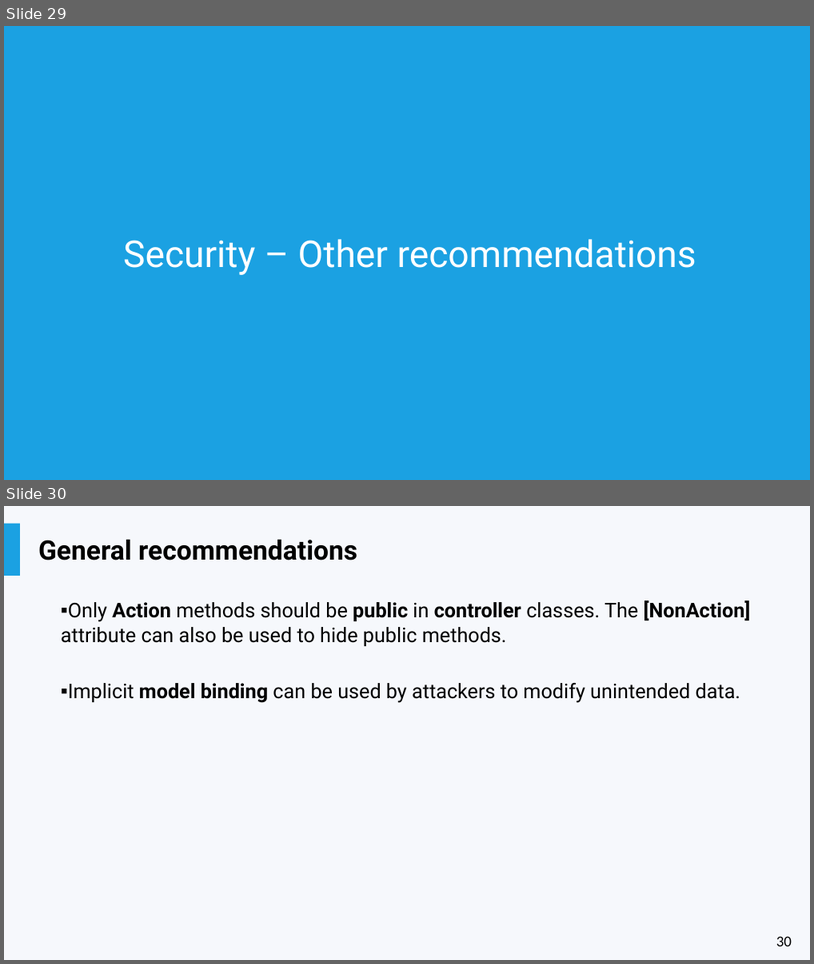
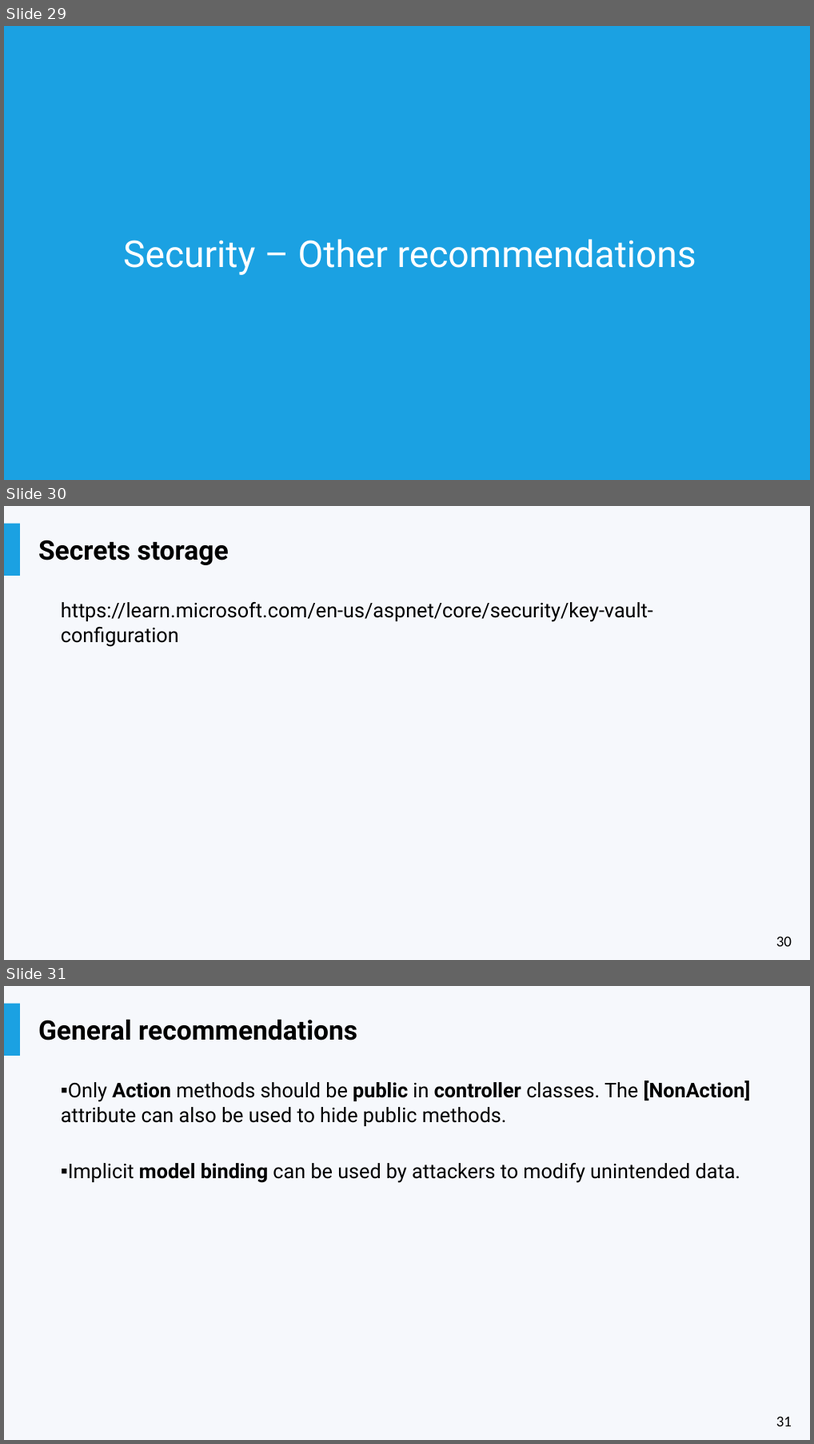
Before and after one commit to liviucotfas/ase-web-and-cloud-applications-security, a slide deck: Presentation ASPNET - Part III.pptx. Shown one above the other, each under a label of ours: slides 29 and 30 before the commit, slides 29, 30 and 31 after it. The pictures are 814x964 and 814x1444 pixels, drawn with LibreOffice and Linux fonts; fonts in the diff are those of the drawing. Boxes give left, top, right and bottom in pixels: in the first picture for what was removed or moved away, otherwise in the second. Text is boxed around its words. In the diff, an @@ line names an element or a change of style, - is before the commit and + after.

```diff
--- a/Presentation ASPNET - Part III.pptx
+++ b/Presentation ASPNET - Part III.pptx
@@ slide 30 added at (4,506,810,960), background #F6F8FC; not listed: 2 template elements that a slide beside it also shows @@
@@ title added at (38,540,229,565), 32 pt, text #000000, bold @@
+Secrets storage
@@ text added at (61,602,654,647), 24 pt, text #000000 @@
+https://learn.microsoft.com/en-us/aspnet/core/security/key-vault-configuration
@@ what was slide 30 is now slide 31 @@
@@ page number at (777,1416,792,1426): text changed @@
-30
+31
```
Also in this commit, not shown: 1 other slide added.
